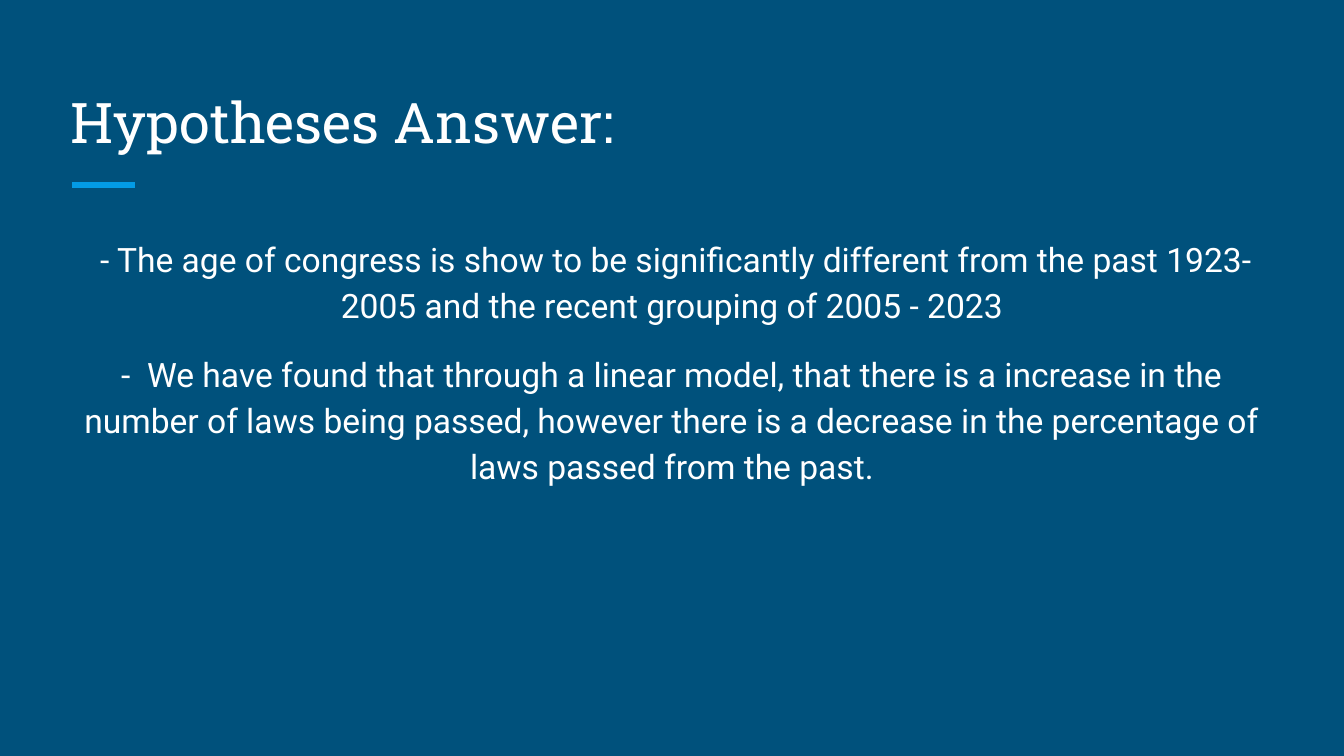
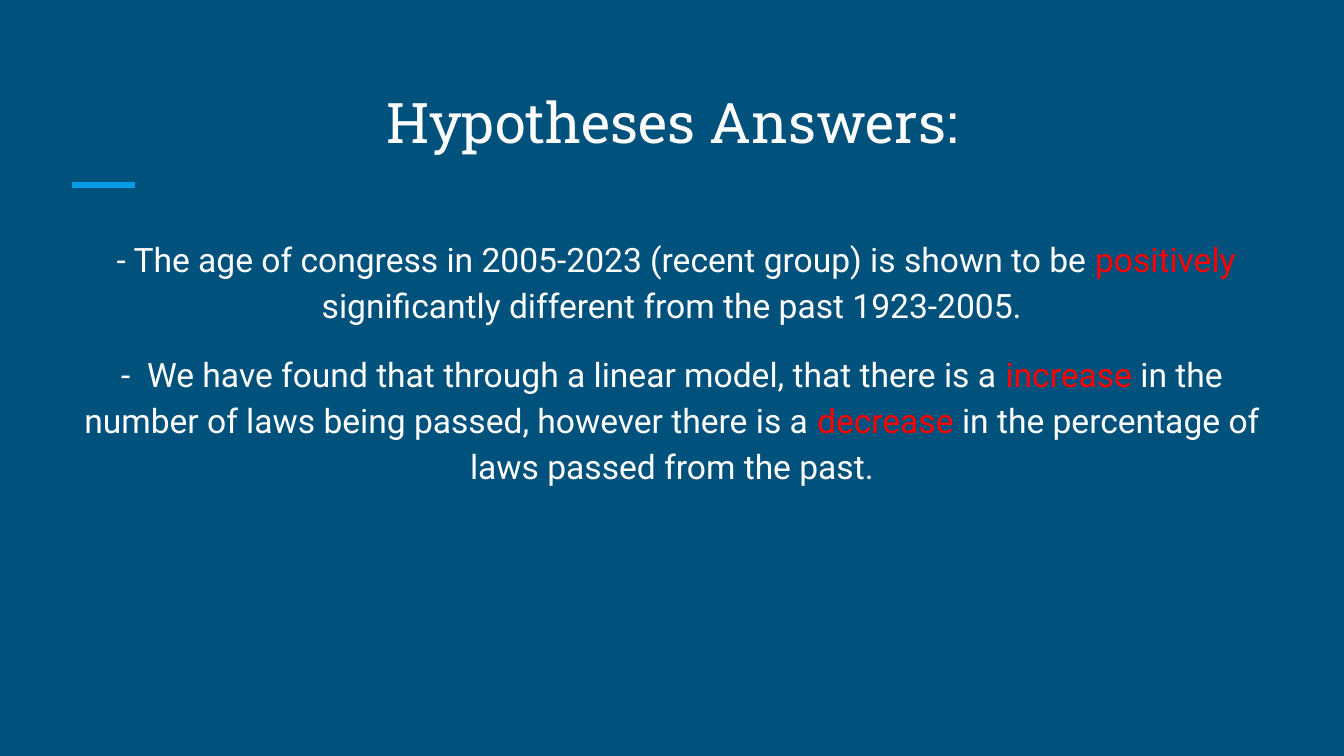
Before and after one commit to Foxxenn/Analysis_of_Congress_Healthcare, a slide deck: slide 14 of Analysis of Healthcare and Congress.pptx. Drawn at 1344x756 pixels with LibreOffice and Linux fonts; fonts in the diff are those of the drawing. Boxes give left, top, right and bottom in pixels: in the first picture for what was removed or moved away, otherwise in the second. Text is boxed around its words. In the diff, an @@ line names an element or a change of style, - is before the commit and + after.

```diff
--- a/Analysis of Healthcare and Congress.pptx
+++ b/Analysis of Healthcare and Congress.pptx
@@ title at bbox=[386, 100, 957, 155]: text changed @@
-Hypotheses Answer:
+Hypotheses Answers:
@@ text at bbox=[134, 245, 1236, 325]: text changed @@
-- The age of congress is show to be significantly different from the past 1923- 2005 and the recent grouping of 2005 - 2023
+- The age of congress in 2005-2023 (recent group) is shown to be positively significantly different from the past 1923-2005.
@@ text at bbox=[84, 361, 1260, 486]: text colour #FFFFFF to #FF0000 in "increase decrease" @@
```
Also in this commit, not shown: 11 other slides changed, 1 slide added.
